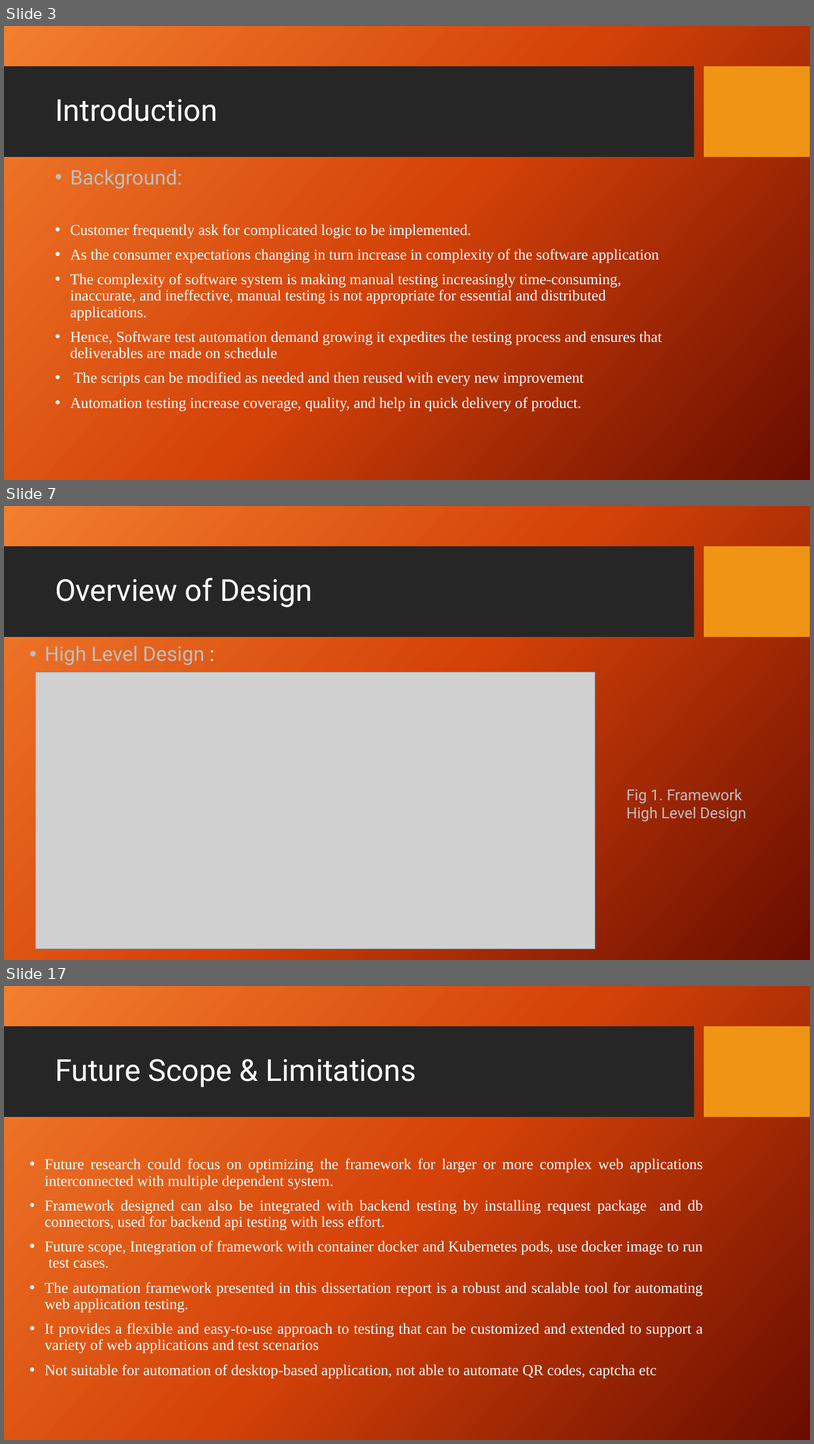
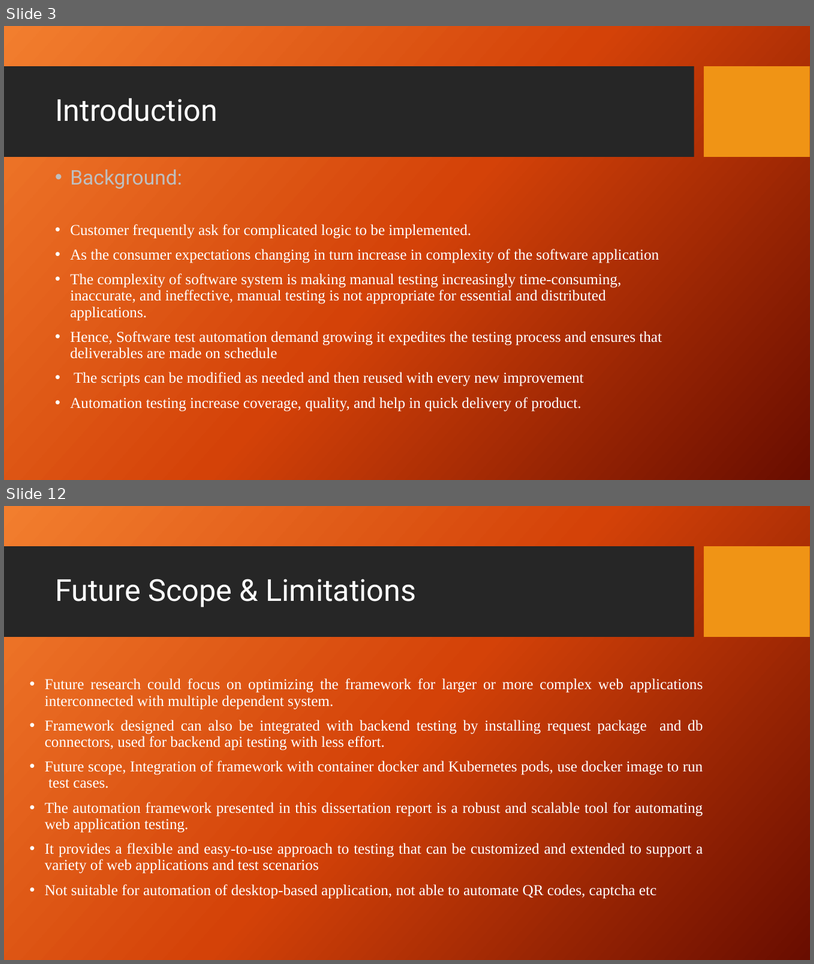
Before and after one commit to ShelkeAkshay-2022mt93331/dissertation, a slide deck: 7_Reports/3_Final_PPT/2022mt93331.pptx. Shown one above the other, each under a label of ours: slides 3, 7 and 17 before the commit, slides 3 and 12 after it; the slides between them are not shown. The pictures are 814x1444 and 814x964 pixels, drawn with LibreOffice and Linux fonts; fonts in the diff are those of the drawing; grey boxes stand for pictures; background and template pictures are left out. Boxes give left, top, right and bottom in pixels: in the first picture for what was removed or moved away, otherwise in the second. Text is boxed around its words. In the diff, an @@ line names an element or a change of style, - is before the commit and + after.

```diff
--- a/7_Reports/3_Final_PPT/2022mt93331.pptx
+++ b/7_Reports/3_Final_PPT/2022mt93331.pptx
@@ slide 7 removed at bbox=[4, 506, 810, 960], background picture (left out); not listed: 2 template elements that a slide beside it also shows @@
@@ title removed at bbox=[55, 577, 312, 607] @@
-Overview of Design
@@ text removed at bbox=[45, 646, 205, 665] @@
-• High Level Design :
@@ picture removed at bbox=[35, 672, 596, 948] @@
@@ text removed at bbox=[627, 789, 747, 822] @@
-Fig 1. Framework
-High Level Design
@@ what was slide 17 is now slide 12 @@
```
Also in this commit, not shown: 6 slides changed, 4 slides added, 8 other slides removed.
